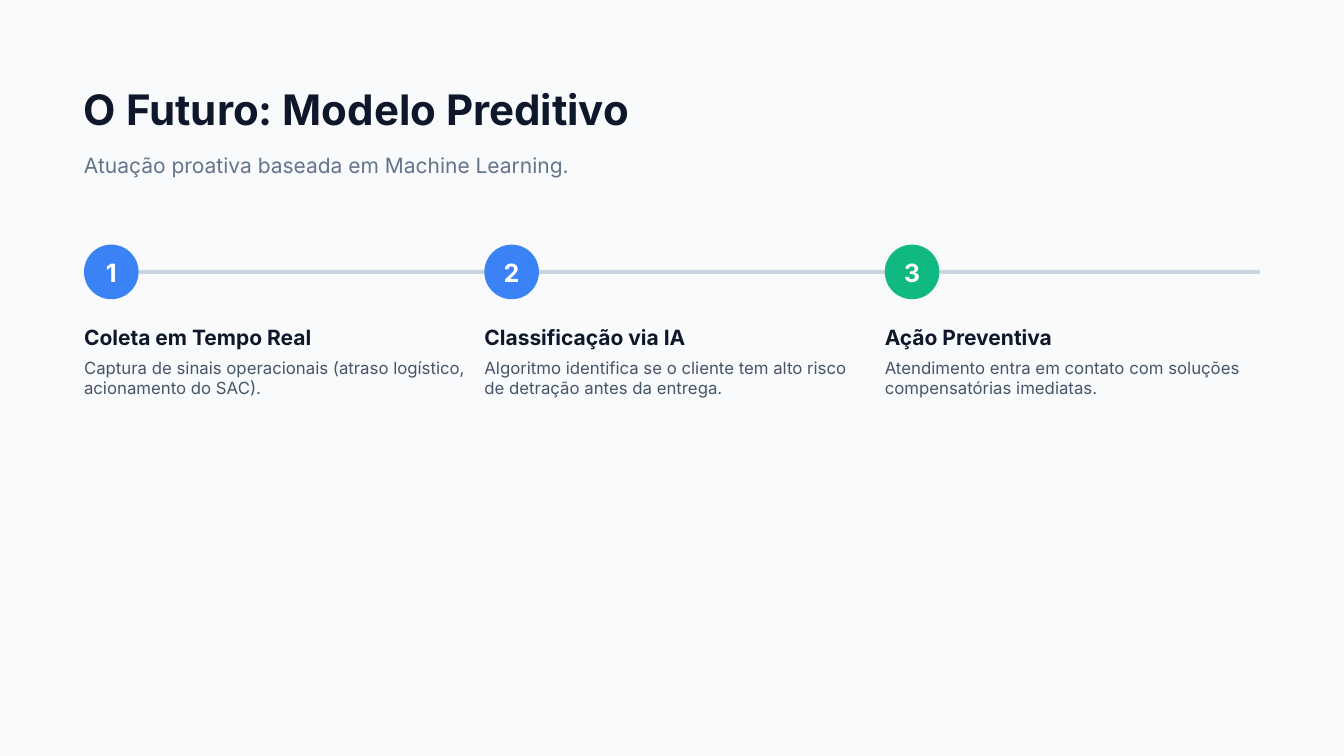
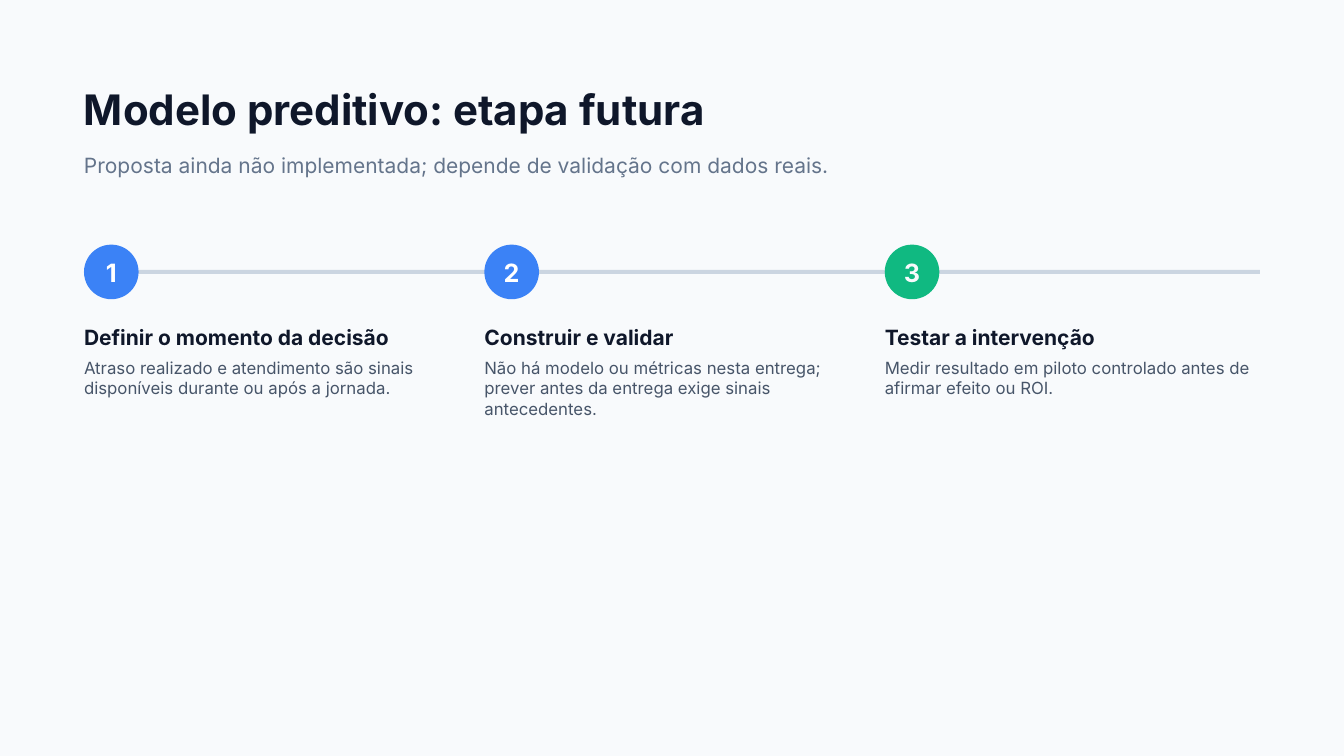
Before and after one commit to Caetanodassis/tech-challenge-fase1-nps-preditivo, a slide deck: slide 8 of apresentacao/Estratégia Proativa de NPS.pptx. Drawn at 1344x756 pixels with LibreOffice and Linux fonts; fonts in the diff are those of the drawing. Boxes give left, top, right and bottom in pixels: in the first picture for what was removed or moved away, otherwise in the second. Text is boxed around its words. In the diff, an @@ line names an element or a change of style, - is before the commit and + after.

```diff
--- a/apresentacao/Estratégia Proativa de NPS.pptx
+++ b/apresentacao/Estratégia Proativa de NPS.pptx
@@ text at box(84, 93, 704, 134): text changed @@
-O Futuro: Modelo Preditivo
+Modelo preditivo: etapa futura
@@ text at box(84, 157, 828, 178): text changed @@
-Atuação proativa baseada em Machine Learning.
+Proposta ainda não implementada; depende de validação com dados reais.
@@ text at box(84, 329, 389, 346): text changed @@
-Coleta em Tempo Real
+Definir o momento da decisão
@@ text at box(484, 329, 673, 346): text changed @@
-Classificação via IA
+Construir e validar
@@ text at box(885, 329, 1095, 350): text changed @@
-Ação Preventiva
+Testar a intervenção
@@ text at box(84, 361, 413, 398): text changed @@
-Captura de sinais operacionais (atraso logístico, acionamento do SAC).
+Atraso realizado e atendimento são sinais disponíveis durante ou após a jornada.
@@ text at box(484, 361, 821, 398): text changed @@
-Algoritmo identifica se o cliente tem alto risco de detração antes da entrega.
+Não há modelo ou métricas nesta entrega; prever antes da entrega exige sinais antecedentes.
@@ text at box(885, 361, 1249, 394): text changed @@
-Atendimento entra em contato com soluções compensatórias imediatas.
+Medir resultado em piloto controlado antes de afirmar efeito ou ROI.
```
Also in this commit, not shown: 5 other slides changed, 1 slide added, 1 slide removed, 4 other files.
